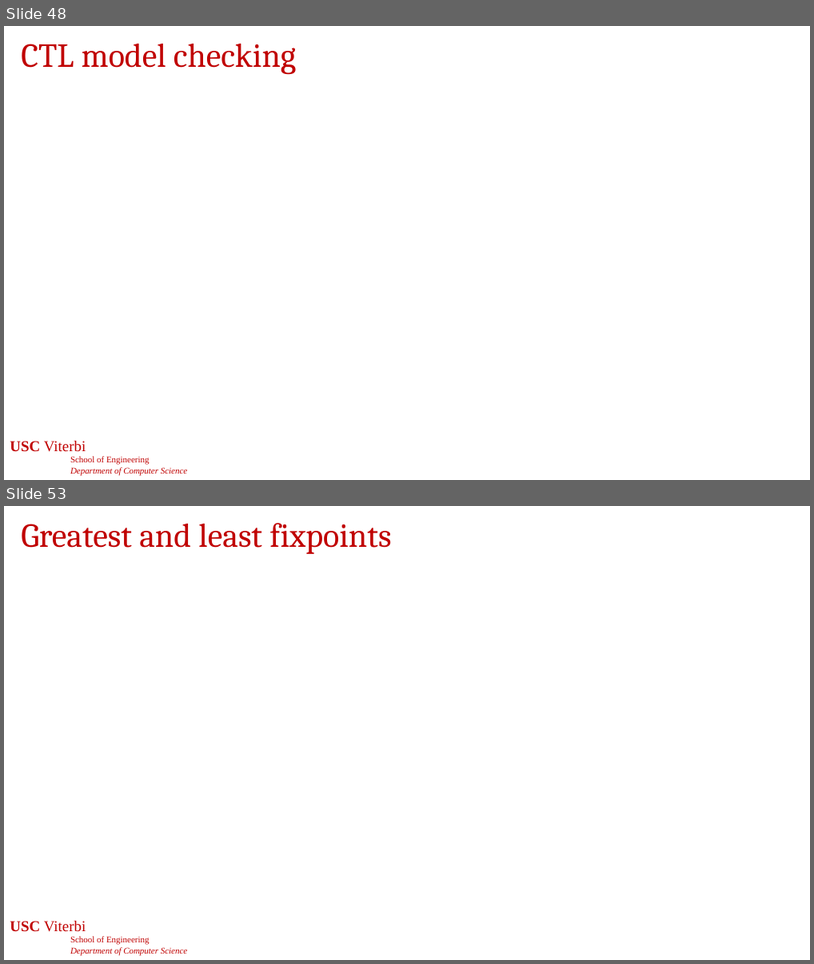
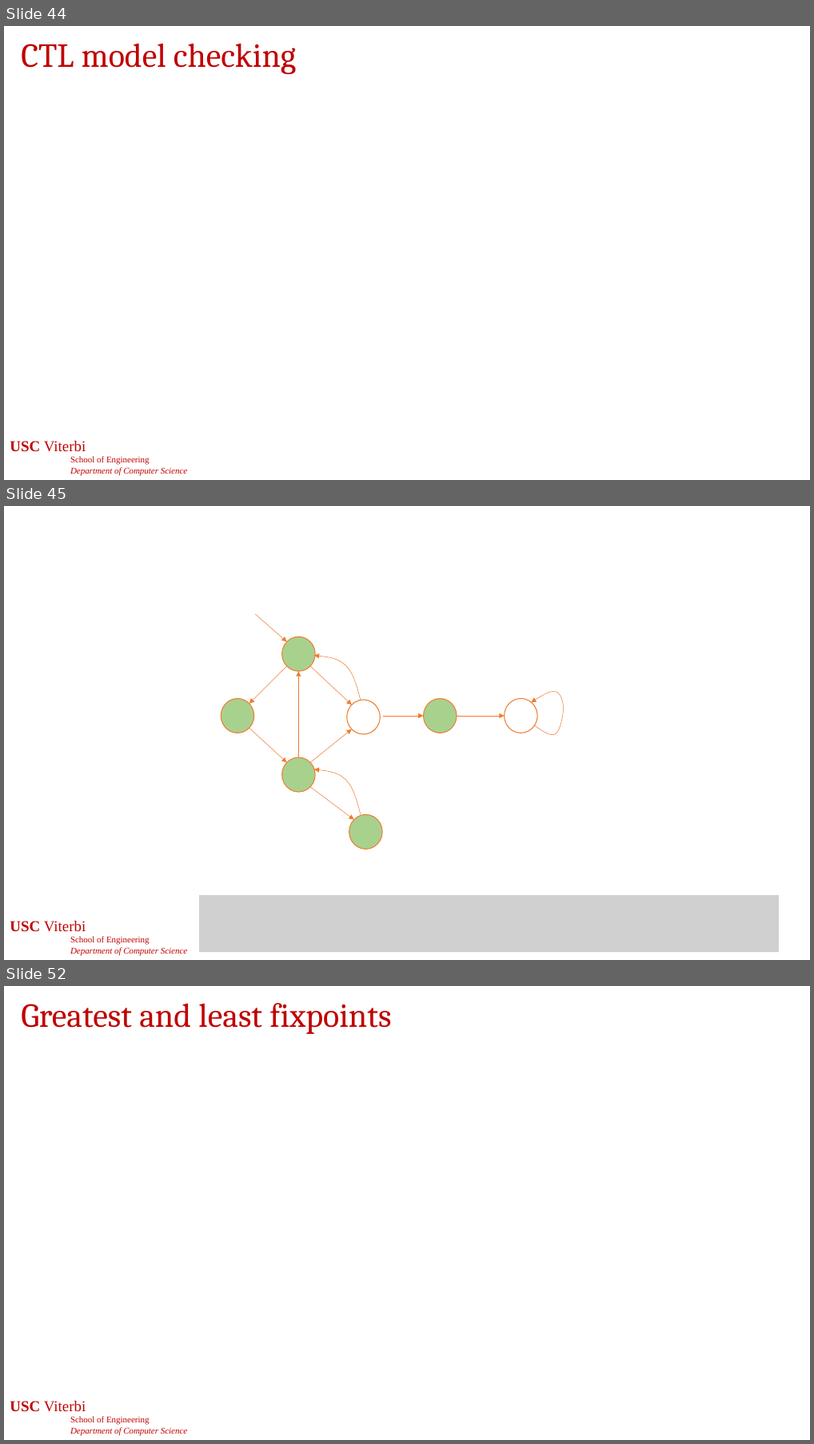
Before and after one commit to jdeshmukh/jdeshmukh.github.io, a slide deck: teaching/cs513-autocps-fall-2026/slides/8-Verification.pptx. Shown one above the other, each under a label of ours: slides 48 and 53 before the commit, slides 44, 45 and 52 after it; the slides between them are not shown. The pictures are 814x964 and 814x1444 pixels, drawn with LibreOffice and Linux fonts; fonts in the diff are those of the drawing; grey boxes stand for pictures; background and template pictures are left out. Boxes give left, top, right and bottom in pixels: in the first picture for what was removed or moved away, otherwise in the second. Text is boxed around its words. In the diff, an @@ line names an element or a change of style, - is before the commit and + after.

```diff
--- a/teaching/cs513-autocps-fall-2026/slides/8-Verification.pptx
+++ b/teaching/cs513-autocps-fall-2026/slides/8-Verification.pptx
@@ slide 45 added at (x1=4, y1=506, x2=810, y2=960), background #FFFFFF; not listed: 1 template element that a slide beside it also shows @@
@@ arrow added from (256, 614) to (287, 641), #ED7D31 0.5 pt @@
@@ ellipse added at (x1=282, y1=636, x2=315, y2=671), fill #A9D18E, outline #ED7D31 1 pt @@
@@ arrow added from (287, 666) to (250, 704), #ED7D31 0.5 pt @@
@@ arrow added from (298, 757) to (298, 671), #ED7D31 0.5 pt @@
@@ arrow added from (310, 666) to (352, 704), #ED7D31 0.5 pt @@
@@ freeform shape added at (x1=314, y1=656, x2=361, y2=700), outline #ED7D31 0.5 pt @@
@@ freeform shape added at (x1=531, y1=691, x2=563, y2=735), outline #ED7D31 0.5 pt @@
@@ ellipse added at (x1=221, y1=698, x2=254, y2=733), fill #A9D18E, outline #ED7D31 1 pt @@
@@ ellipse added at (x1=347, y1=700, x2=380, y2=734), fill #FFFFFF, outline #ED7D31 1 pt @@
@@ arrow added from (382, 716) to (424, 716), #ED7D31 0.5 pt @@
@@ ellipse added at (x1=424, y1=698, x2=457, y2=733), fill #A9D18E, outline #ED7D31 1 pt @@
@@ arrow added from (457, 716) to (504, 716), #ED7D31 0.5 pt @@
@@ ellipse added at (x1=504, y1=698, x2=538, y2=733), outline #ED7D31 1 pt @@
@@ arrow added from (250, 728) to (287, 763), #ED7D31 0.5 pt @@
@@ arrow added from (310, 763) to (352, 729), #ED7D31 0.5 pt @@
@@ ellipse added at (x1=282, y1=757, x2=315, y2=792), fill #A9D18E, outline #ED7D31 1 pt @@
@@ freeform shape added at (x1=314, y1=769, x2=361, y2=815), outline #ED7D31 0.5 pt @@
@@ arrow added from (310, 787) to (354, 820), #ED7D31 0.5 pt @@
@@ ellipse added at (x1=350, y1=815, x2=382, y2=849), fill #A9D18E, outline #ED7D31 1 pt @@
@@ picture added at (x1=199, y1=895, x2=779, y2=952) @@
@@ page number added at (x1=396, y1=952, x2=417, y2=954), 24 pt, text #FFFFFF @@
+45
@@ what was slide 48 is now slide 44 @@
@@ what was slide 53 is now slide 52 @@
```
Also in this commit, not shown: 19 slides changed, 3 other slides added, 5 slides removed, 2 other files.
